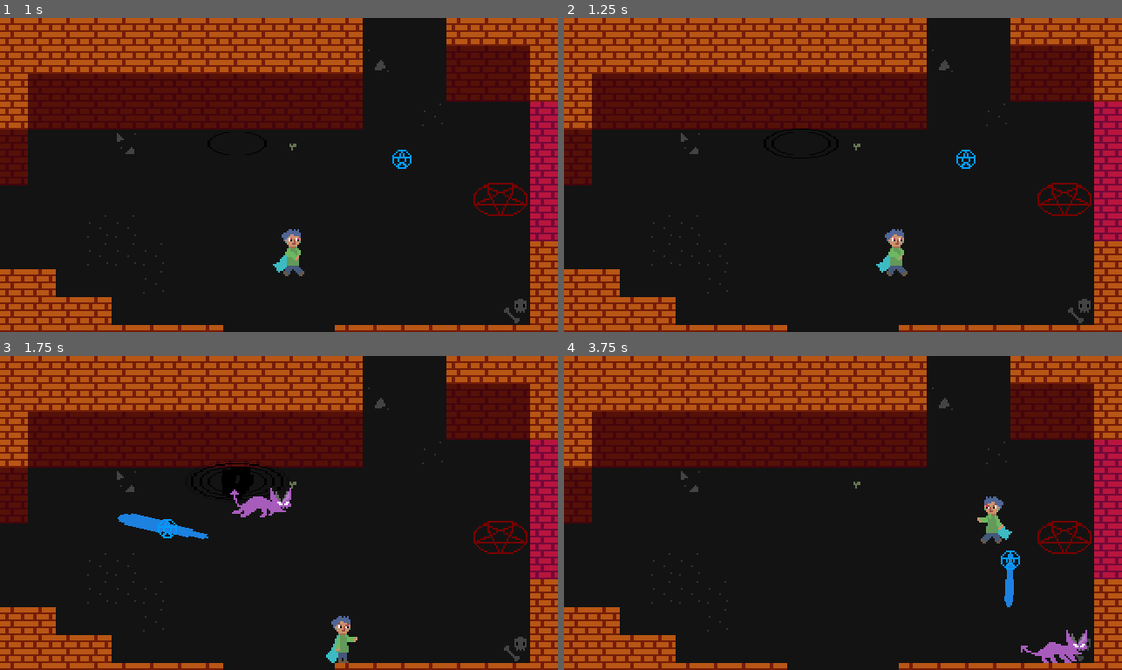
Above: before the commit, frames 1-4 (two rows, left to right).
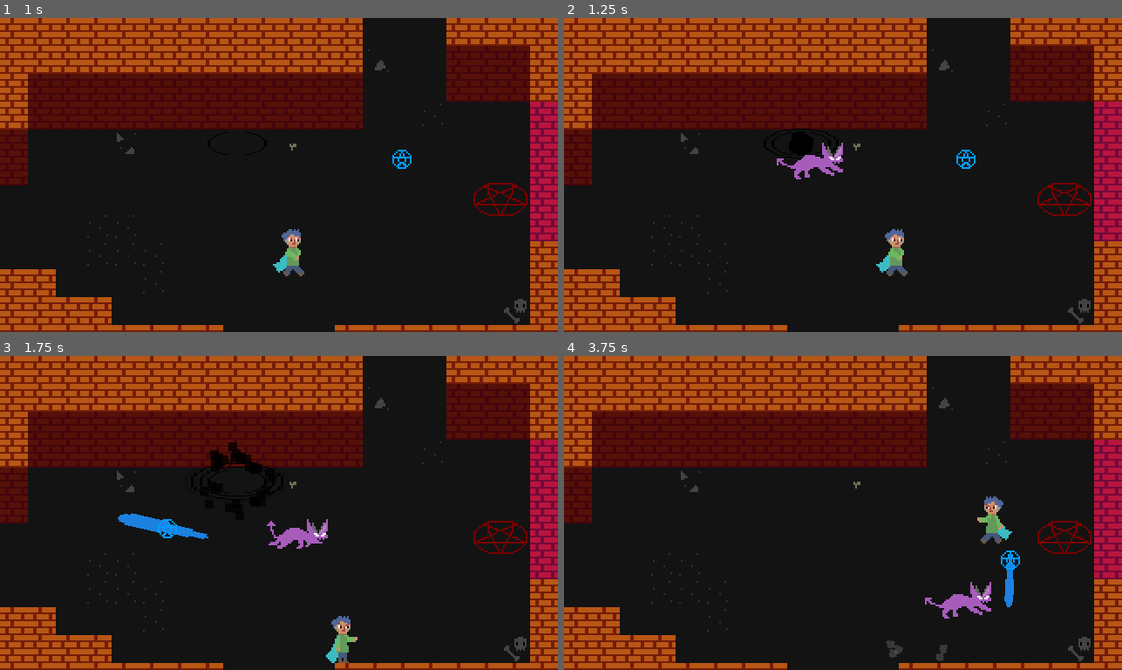
Above: after the commit, the same moments.

Repository: DuncanSparks/blue-and-red
Game: Godot game, scene res://Scenes/Dungeon/Dungeon_Entrance3.tscn
Same seed, same stepped clock (60 frames per second), same inputs: the game is played once before the commit and once after it. This scene is started directly instead of the project's main scene.
Inputs (mouse positions are in pixels of both pictures, inside the frame that each line leads up to):
- Up to frame 1 (1 s): tap Enter at 0.5 s; move the mouse to (401, 159) at 0.52 s; hold D (move_right) from 0.53 s (still down); tap Shift (action_shield) at 0.6 s
- Up to frame 2 (1.25 s): keep holding D (move_right)
- Up to frame 3 (1.75 s): move the mouse to (167, 528) at 1.27 s; release D (move_right) at 1.28 s; hold S (move_down) from 1.28 s (still down); click (167, 528) at 1.35 s
- Up to frame 4 (3.75 s): move the mouse to (898, 443) at 2.02 s; release S (move_down) at 2.03 s; hold D (move_right) 2.03-2.78 s; tap E (sys_interact) at 2.1 s; move the mouse to (815, 575) at 2.77 s; hold W (move_up) 2.78-3.53 s; tap Shift (action_shield) at 2.85 s; move the mouse to (1010, 560) at 3.52 s; hold A (move_left) from 3.53 s (still down); click (1010, 560) at 3.6 s

Frame 1 is identical in both runs. In frame 2, 0.5% of the frame differs, in the area x 38-50%, y 39-52%; in frame 3, 1.3%, in the area x 37-59%, y 27-62%; in frame 4, 1.2%.

Commit message:
Fix timer bug

Diff:
--- a/Prefabs/Enemies/Demon.tscn
+++ b/Prefabs/Enemies/Demon.tscn
@@ -36,24 +36,19 @@
 "name": "flame",
 "speed": 5.0
 }, {
+"frames": [ ExtResource( 5 ), ExtResource( 21 ), ExtResource( 19 ), ExtResource( 20 ), ExtResource( 22 ) ],
+"loop": false,
+"name": "swipe",
+"speed": 12.0
+}, {
 "frames": [ ExtResource( 5 ), ExtResource( 2 ), ExtResource( 2 ), ExtResource( 2 ), ExtResource( 4 ), ExtResource( 8 ) ],
 "loop": false,
 "name": "pounce",
 "speed": 12.0
 }, {
-"frames": [ ExtResource( 5 ), ExtResource( 21 ), ExtResource( 19 ), ExtResource( 20 ), ExtResource( 22 ) ],
-"loop": false,
-"name": "swipe",
-"speed": 12.0
-}, {
 "frames": [ ExtResource( 11 ) ],
 "loop": true,
 "name": "land",
-"speed": 5.0
-}, {
-"frames": [ ExtResource( 11 ) ],
-"loop": true,
-"name": "flame_2",
 "speed": 5.0
 }, {
 "frames": [ ExtResource( 5 ), ExtResource( 7 ), ExtResource( 8 ), ExtResource( 11 ) ],
@@ -61,6 +56,11 @@
 "name": "run",
 "speed": 10.0
 }, {
+"frames": [ ExtResource( 11 ) ],
+"loop": true,
+"name": "flame_2",
+"speed": 5.0
+}, {
 "frames": [ ExtResource( 1 ) ],
 "loop": true,
 "name": "ouch",
@@ -70,22 +70,22 @@
 [sub_resource type="RectangleShape2D" id=2]
 extents = Vector2( 9, 7 )
 
-[sub_resource type="RectangleShape2D" id=14]
-
 [sub_resource type="RectangleShape2D" id=3]
+
+[sub_resource type="RectangleShape2D" id=4]
 extents = Vector2( 18, 6 )
 
-[sub_resource type="RectangleShape2D" id=4]
+[sub_resource type="RectangleShape2D" id=5]
 extents = Vector2( 9, 12 )
 
-[sub_resource type="Gradient" id=9]
+[sub_resource type="Gradient" id=6]
 offsets = PoolRealArray( 0, 0.506667, 1 )
 colors = PoolColorArray( 0, 0, 0, 1, 0, 0, 0, 1, 0, 0, 0, 0 )
 
-[sub_resource type="GradientTexture" id=10]
-gradient = SubResource( 9 )
-
-[sub_resource type="ParticlesMaterial" id=11]
+[sub_resource type="GradientTexture" id=7]
+gradient = SubResource( 6 )
+
+[sub_resource type="ParticlesMaterial" id=8]
 flag_disable_z = true
 spread = 180.0
 gravity = Vector3( 0, 0, 0 )
--- a/Prefabs/Enemies/EnemySpawn.tscn
+++ b/Prefabs/Enemies/EnemySpawn.tscn
@@ -3,7 +3,7 @@
 [ext_resource path="res://Scripts/EnemySpawn.gd" type="Script" id=1]
 [ext_resource path="res://Sprites/Characters/Shield.png" type="Texture" id=2]
 [ext_resource path="res://Audio/Transform2.ogg" type="AudioStream" id=3]
-[ext_resource path="res://Audio/Transform1.ogg" type="AudioStream" id=4]
+[ext_resource path="res://Audio/Flame.ogg" type="AudioStream" id=4]
 
 [sub_resource type="Gradient" id=1]
 offsets = PoolRealArray( 0, 0.109375, 0.723958, 1 )
@@ -65,14 +65,14 @@
 
 [node name="SoundSpawn" type="AudioStreamPlayer" parent="."]
 stream = ExtResource( 4 )
-volume_db = -18.0
-pitch_scale = 0.42
+volume_db = -14.0
+pitch_scale = 0.96
 
 [node name="SoundSpawn2" type="AudioStreamPlayer" parent="."]
 stream = ExtResource( 3 )
 volume_db = -18.0
 
 [node name="Timer" type="Timer" parent="."]
-wait_time = 0.7
+wait_time = 0.3
 one_shot = true
 [connection signal="timeout" from="Timer" to="." method="spawn_enemy_2"]
--- a/Scripts/Controller.gd
+++ b/Scripts/Controller.gd
@@ -120,8 +120,12 @@
 	$MusicDemon.set_volume_db(-14)
 	get_node(checkpoint_music).play()
 	Cursor.change_mode(player_transformed)
-	stop_timer(false)
-
+	if flags["meet_ivari"] == 1:
+		initialize_timer()
+		timer_active = true
+		timer_transform.set_wait_time(20)
+		timer_transform.start()
+		timer_transform.set_paused(false)
 
 
 func set_player_transformed(value: bool):
--- a/Scripts/EnemyDemon.gd
+++ b/Scripts/EnemyDemon.gd
@@ -108,6 +108,9 @@
 		$SoundDie.play()
 		$ParticlesDeath.set_emitting(true)
 		$CollisionShape2D.call_deferred("set_disabled", true)
+		$SwipeBox/CollisionShape2D.call_deferred("set_disabled", true)
+		$PounceBox/CollisionShape2D.call_deferred("set_disabled", true)
+		$Hurtbox/CollisionShape2D.call_deferred("set_disabled", true)
 		var tween := $TweenFade as Tween
 		tween.interpolate_property(sprite, "self_modulate", Color(1, 1, 1, 1), Color(1, 1, 1, 0), 0.42)
 		tween.start()
Not shown: 9 places in Prefabs/Enemies/Demon.tscn that only renumber resources
